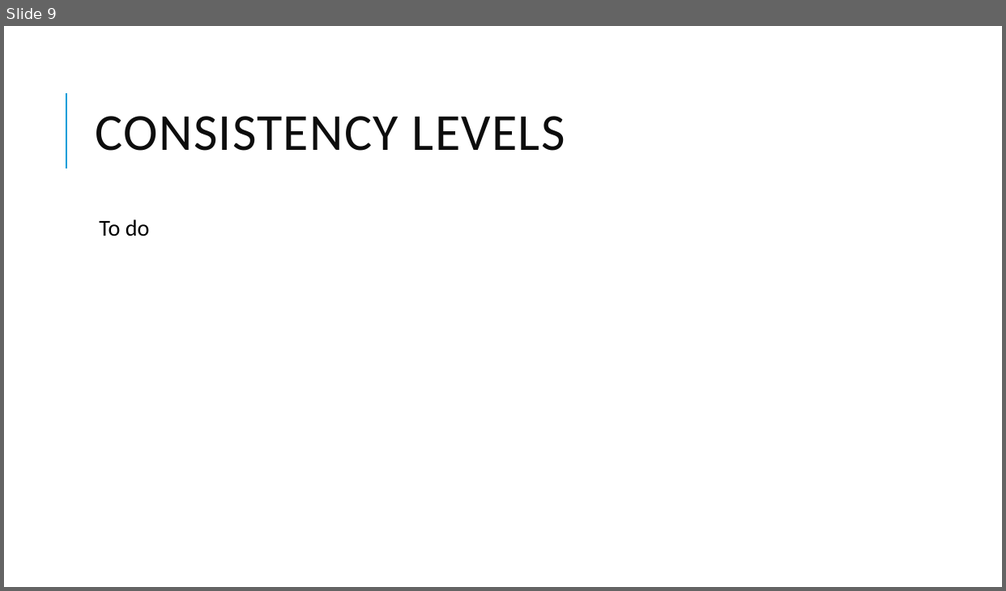
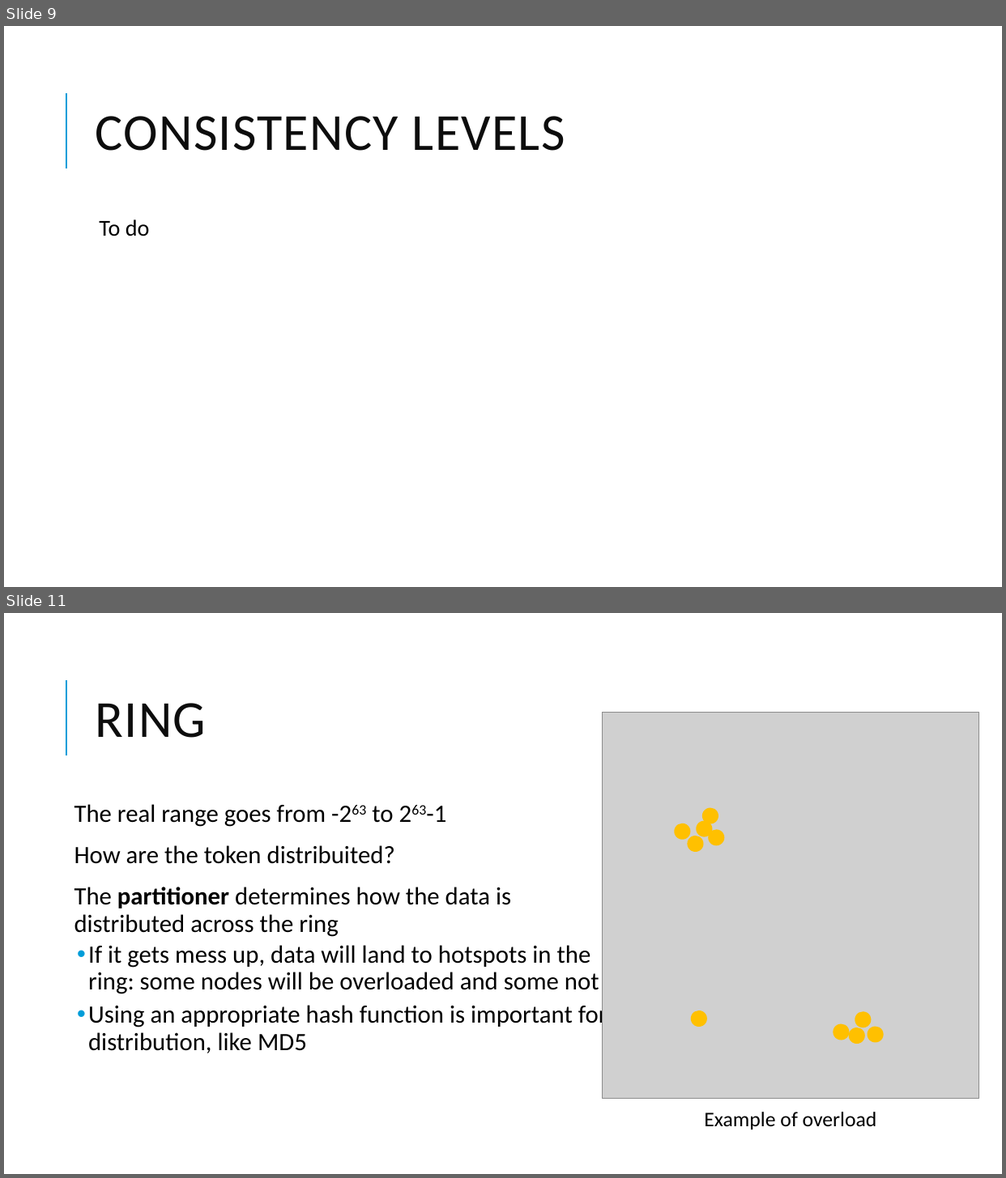
Before and after one commit to DebbyX3/cassandra-project, a slide deck: Cassandra project.pptx. Shown one above the other, each under a label of ours: slide 9 before the commit, slides 9 and 11 after it; the slides between them are not shown. The pictures are 1006x591 and 1006x1178 pixels, drawn with LibreOffice and Linux fonts; fonts in the diff are those of the drawing; grey boxes stand for pictures. Boxes give left, top, right and bottom in pixels: in the first picture for what was removed or moved away, otherwise in the second. Text is boxed around its words. In the diff, an @@ line names an element or a change of style, - is before the commit and + after.

```diff
--- a/Cassandra project.pptx
+++ b/Cassandra project.pptx
@@ slide 11 added at [4,613,1002,1174], background #FFFFFF; not listed: 1 template element that a slide beside it also shows @@
@@ title added at [96,703,206,738], 50 pt, text #0D0D0D @@
+RING
@@ picture added at [602,713,979,1099] @@
@@ text added at [74,804,607,1054], 24 pt, text #000000 @@
+  The real range goes from -263 to 263-1
+  How are the token distribuited?
+  The partitioner determines how the data is distributed across the ring
+  • If it gets mess up, data will land to hotspots in the ring: some nodes will be overloaded and some not
+  • Using an appropriate hash function is important for distribution, like MD5
@@ ellipse added at [674,824,691,840], fill #FFC000 @@
@@ ellipse added at [697,821,713,837], fill #FFC000 @@
@@ ellipse added at [702,807,719,824], fill #FFC000 @@
@@ ellipse added at [709,829,725,845], fill #FFC000 @@
@@ ellipse added at [688,836,704,853], fill #FFC000 @@
@@ ellipse added at [691,1011,708,1027], fill #FFC000 @@
@@ ellipse added at [833,1024,850,1041], fill #FFC000 @@
@@ ellipse added at [855,1012,872,1029], fill #FFC000 @@
@@ ellipse added at [849,1028,865,1044], fill #FFC000 @@
@@ ellipse added at [867,1027,884,1043], fill #FFC000 @@
@@ text added at [704,1112,877,1130], 20 pt, text #000000 @@
+Example of overload
```
Also in this commit, not shown: 2 slides changed, 2 other slides added, 1 slide removed.
